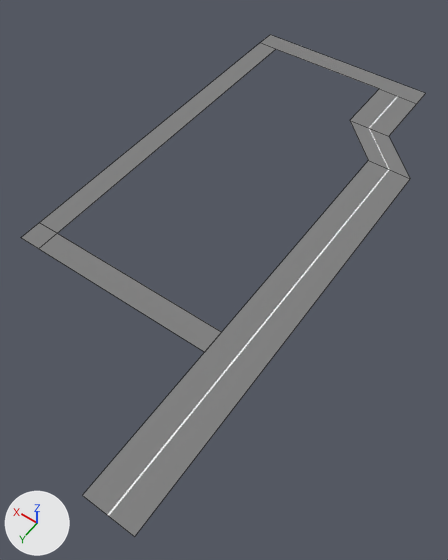
The Blender file assets/models/districts/descalzas/chunk_descalzas.blend, before and after one commit.
Camera for both pictures: a 50 mm camera at (-32.0, 106.7, 72.9) aimed at (3.3, 57.2, -4.9). Every picture has the same lights, and +X, +Y and +Z are marked at lower left. The first picture is the older version. Mesh edges are drawn as thin lines. Objects named as collision shapes, trigger or cutter boxes, shadow casters or lower levels of detail are left out.
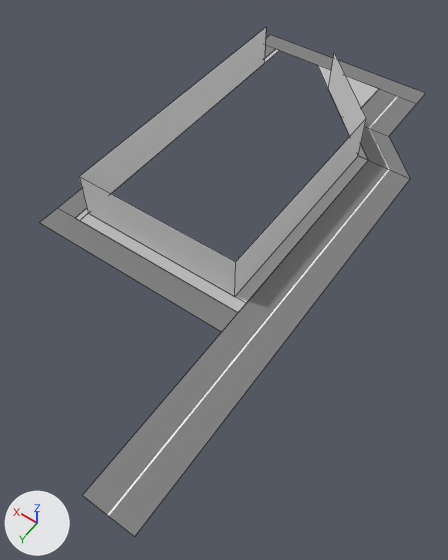
What differs and where, as boxes [x1, y1, x2, y2] in the pictures (448 x 560 px; the box of a moved part takes in the faces that stretch with it):
'Plane', reshaped: before [21, 35, 426, 537]; after [40, 35, 426, 537]
'Buildings', added: after [79, 28, 366, 297]
'Sidewalk', added: after [75, 49, 379, 313]
part 1 of me_plane, moved or reshaped: before [21, 43, 275, 352]; after [40, 45, 275, 332]

The change, as a list of edits to the scene's bpy script:
```text
Add mat_facade:
    mat_facade = principled_material('Facade')
    mat_facade.base_color = (0.8, 0.8, 0.8)  # white #e7e7e7
    mat_facade.roughness = 1.0
Add mat_material:
    mat_material = principled_material('Material')
    mat_material.base_color = (0.521, 0.521, 0.521)  # light grey #bfbfbf
    mat_material.roughness = 1.0
Change me_plane:
    used by ob_plane; location = (0.0, 0.0, 0.0); scale = (0.5, 1.0, 1.0)
    verts and faces of me_plane; kept vertices keep their numbers, new ones are numbered from 18
    before: 9 (56.0, 68.0, 0.0) at pixel (57, 233), 10 (56.0, 72.0, 0.0) at pixel (38, 248), 11 (-8.0, 72.0, 0.0) at pixel (204, 352), 12 (-8.0, 68.0, 0.0) at pixel (221, 332), 13 (64.0, 68.0, 0.0) at pixel (39, 222)
    before: 14 (64.0, 72.0, 0.0) at pixel (20, 237), 15 (56.0, 4.0, 0.0) at pixel (275, 49), 16 (64.0, 4.0, 0.0) at pixel (259, 42)
    remove me_plane.from_pydata(...)  # 18 vertices, 7 faces; spans x -24.0..64.0, y 0.0..96.0, z 0.0
    add me_plane.from_pydata(...)  # 17 vertices, 6 faces; spans x -24.0..64.0, y 0.0..96.0, z 0.0
    me_plane part 1
    add delete_vertices([9, 10, 14])  # with the faces that use them
    add verts[11] = (-8.0, 64.0, 0.0)  # moved, pixel (238, 312)
    add verts[18] = (56.0, 64.0, 0.0)  # pixel (75, 218)
    add verts[19] = (64.0, 64.0, 0.0)  # pixel (57, 208)
    add faces += [(15, 16, 19, 18), (11, 18, 19, 13, 12)]  # mat_road (grey #808080)
Add me_plane_003:
    me_plane_003.from_pydata([(29.0, 22.0, 8.0), (29.0, 22.0, 0.0), (0.0, -16.0, 0.0), (0.0, 22.0, 0.0), (0.0, -16.0, 8.0), (0.0, 22.0, 8.0), (29.0, -30.0, 8.0), (29.0, -30.0, 0.0), (14.0, -30.0, 0.0), (14.0, -30.0, 8.0)], [], [(3, 5, 0, 1), (2, 4, 5, 3), (1, 0, 6, 7), (4, 2, 8, 9)])
    me_plane_003.materials.append(mat_facade)  # white #e7e7e7
Add me_plane_002:
    me_plane_002.from_pydata(...)  # 30 vertices, 14 faces; spans x -12.0..20.0, y 0.0..60.0, z 0.0..0.1
    me_plane_002.materials.append(mat_material)  # light grey #bfbfbf
Add ob_buildings:
    ob_buildings = bpy.data.objects.new('Buildings', me_plane_003)
    ob_buildings.location = (-2.0, 40.0, 0.1)
Add ob_sidewalk:
    ob_sidewalk = bpy.data.objects.new('Sidewalk', me_plane_002)
    ob_sidewalk.location = (8.0, 4.0, 0.0)
```
